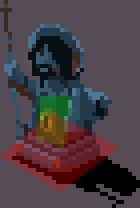
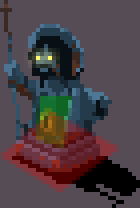
Layer changes from the first 140×208 image to the second:
added layer "SaintPeregrineEyes.png" above "SaintPeregrine01.png" over left=36, top=56, right=52, bottom=60
painted on "SaintPeregrine02.png" over left=32, top=36, right=56, bottom=64
painted on "SaintPeregrine03.png" over left=28, top=36, right=60, bottom=68
